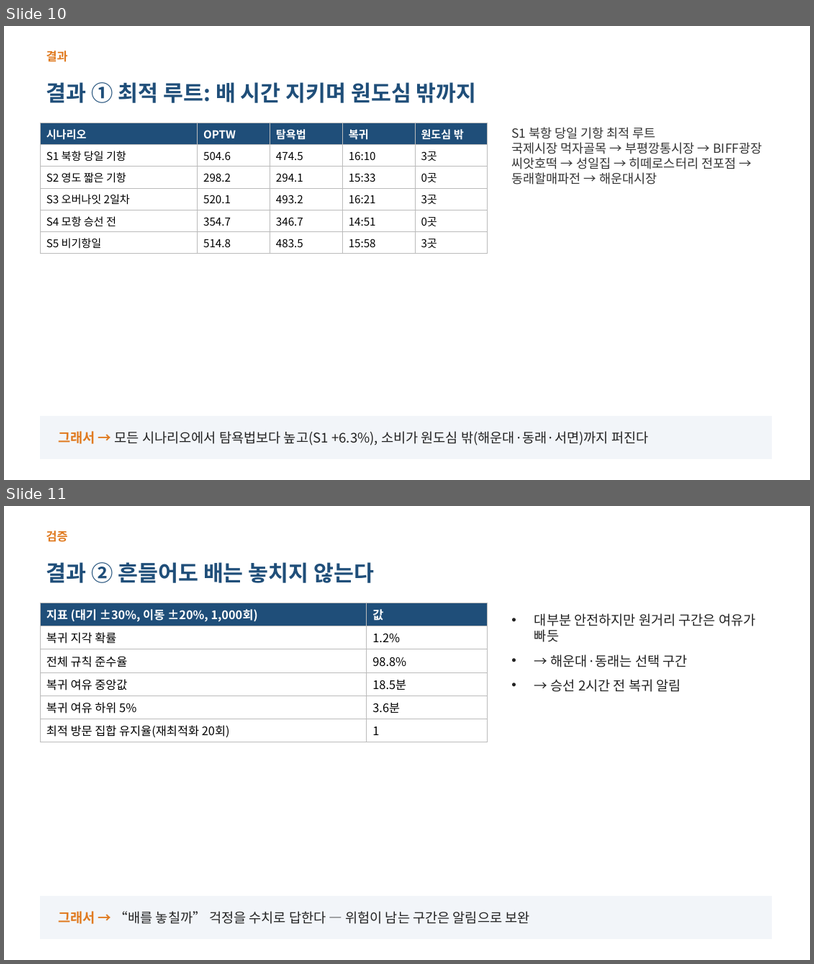
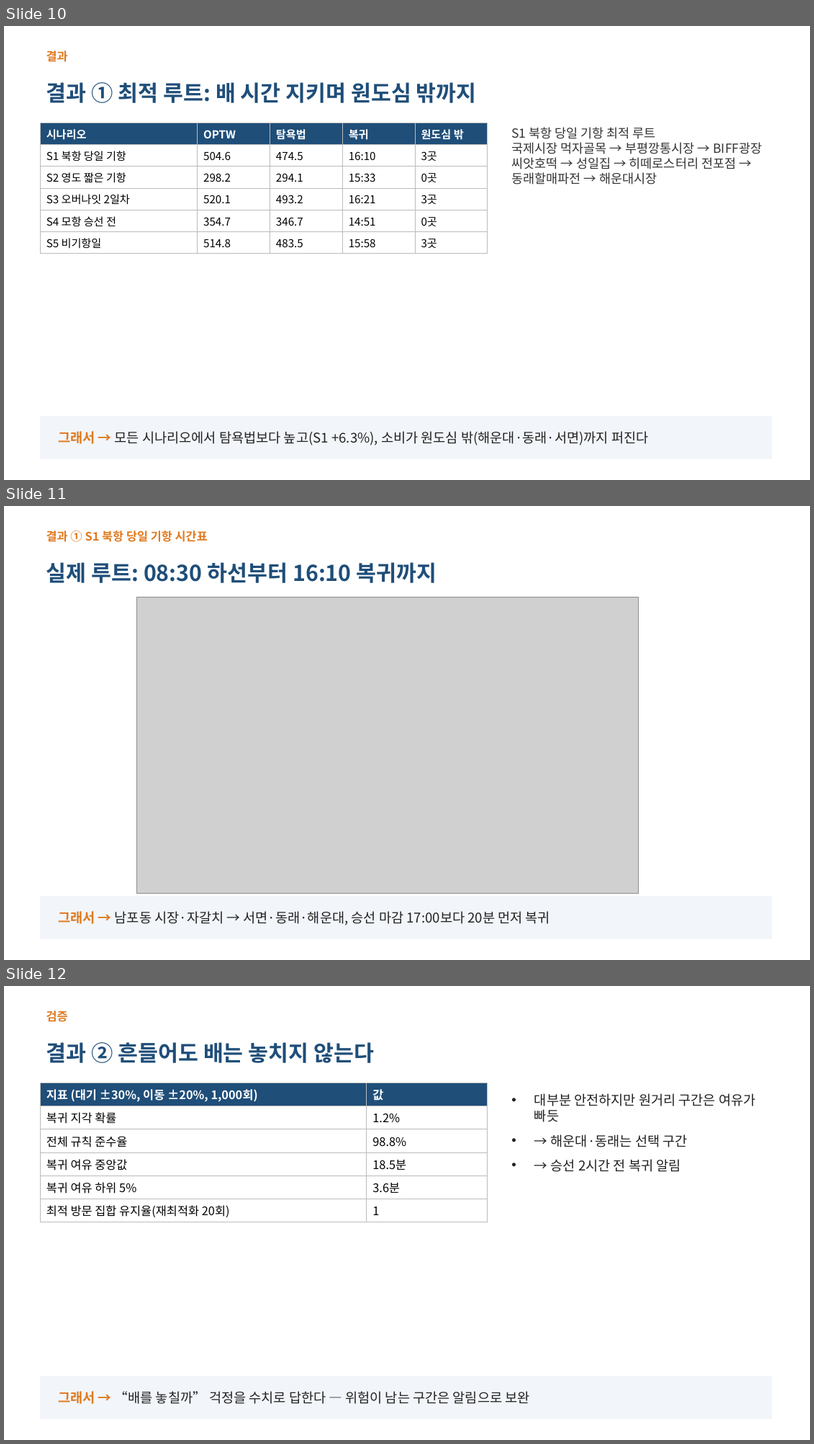
Before and after one commit to ddayoung03/busan-cruise-unpassing, a slide deck: 05_문서/3주차_발표자료.pptx. Shown one above the other, each under a label of ours: slides 10 and 11 before the commit, slides 10, 11 and 12 after it. The pictures are 814x964 and 814x1444 pixels, drawn with LibreOffice and Linux fonts; fonts in the diff are those of the drawing; grey boxes stand for pictures. Boxes give left, top, right and bottom in pixels: in the first picture for what was removed or moved away, otherwise in the second. Text is boxed around its words. In the diff, an @@ line names an element or a change of style, - is before the commit and + after.

```diff
--- a/05_문서/3주차_발표자료.pptx
+++ b/05_문서/3주차_발표자료.pptx
@@ slide 11 added at [4, 506, 810, 960], background #FFFFFF @@
@@ text added at [46, 530, 208, 542], 14 pt, text #E07A1F, bold @@
+결과 ① S1 북항 당일 기항 시간표
@@ text added at [46, 562, 437, 583], 26 pt, text #1F4E79, bold @@
+실제 루트: 08:30 하선부터 16:10 복귀까지
@@ picture added at [137, 597, 639, 893] @@
@@ rectangle added at [40, 896, 772, 939], fill #F2F5F9, outline #F2F5F9 1 pt @@
@@ text added at [58, 911, 550, 925], 16 pt, text #222222 @@
+그래서 → 남포동 시장·자갈치 → 서면·동래·해운대, 승선 마감 17:00보다 20분 먼저 복귀
@@ what was slide 11 is now slide 12 @@
```
Also in this commit, not shown: 8 other files.
